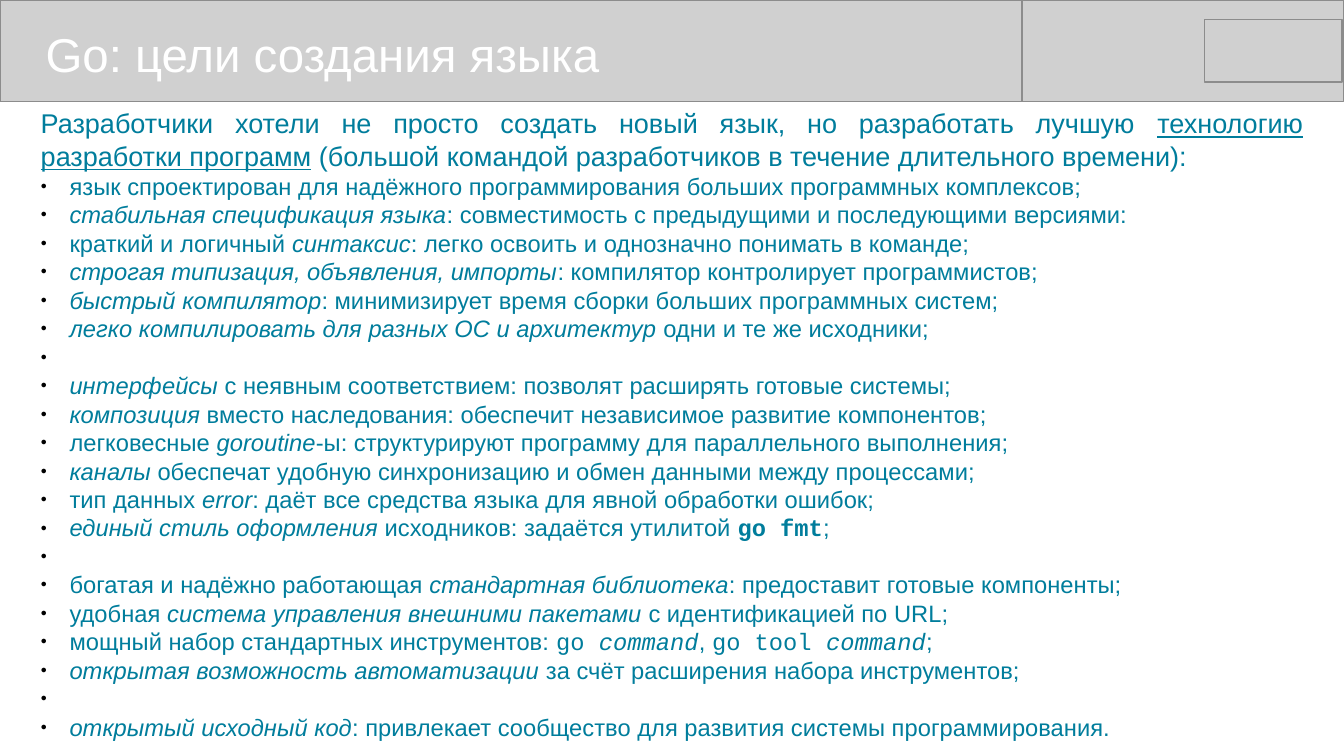
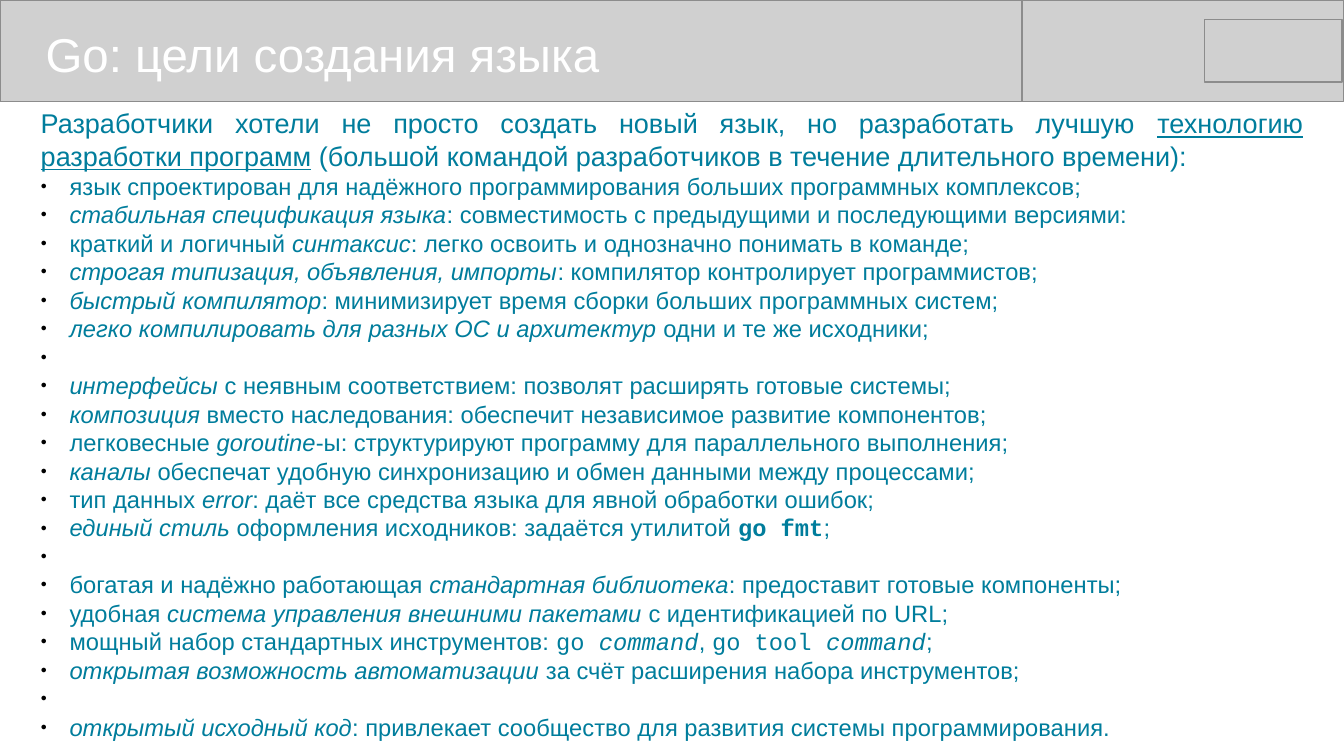
Before and after one commit to mike-shock/Go_language, a slide deck: slide 5 of Go_Review.odp. Drawn at 1344x756 pixels with LibreOffice and Linux fonts; fonts in the diff are those of the drawing; grey boxes stand for pictures. Boxes give left, top, right and bottom in pixels: in the first picture for what was removed or moved away, otherwise in the second. Text is boxed around its words. In the diff, an @@ line names an element or a change of style, - is before the commit and + after.

```diff
--- a/Go_Review.odp
+++ b/Go_Review.odp
@@ text at (70, 518, 830, 541): italic off in "оформления" @@
```
Also in this commit, not shown: 3 other slides changed, 1 other file.
